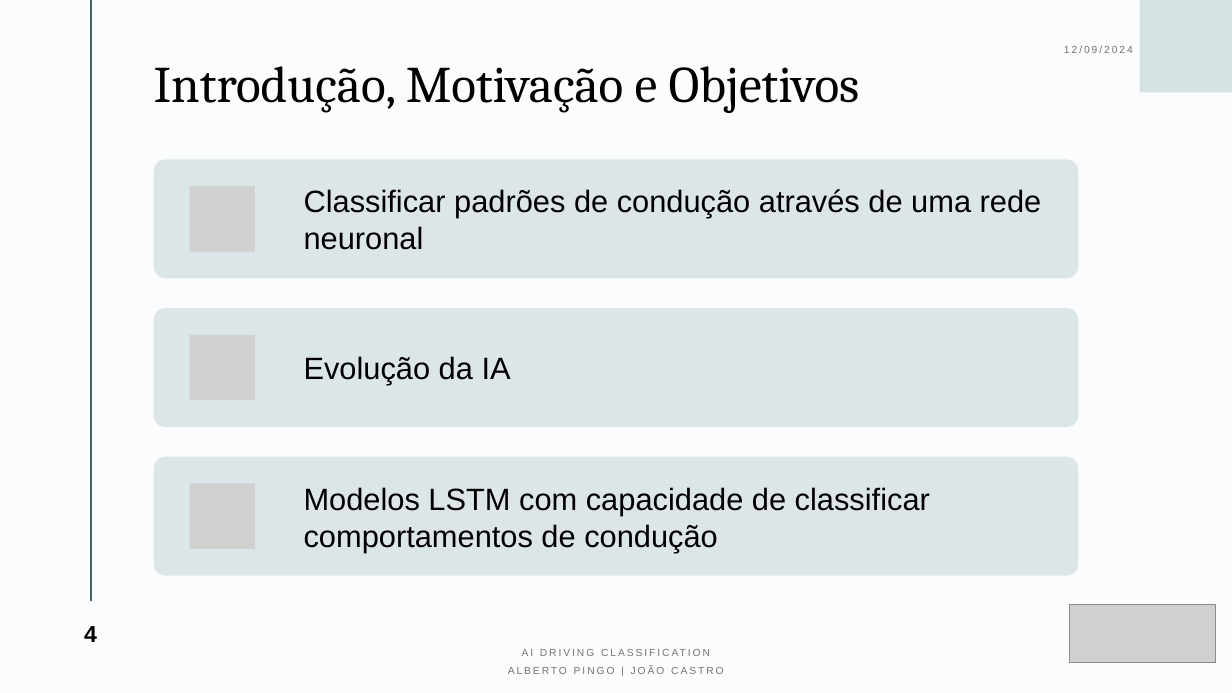
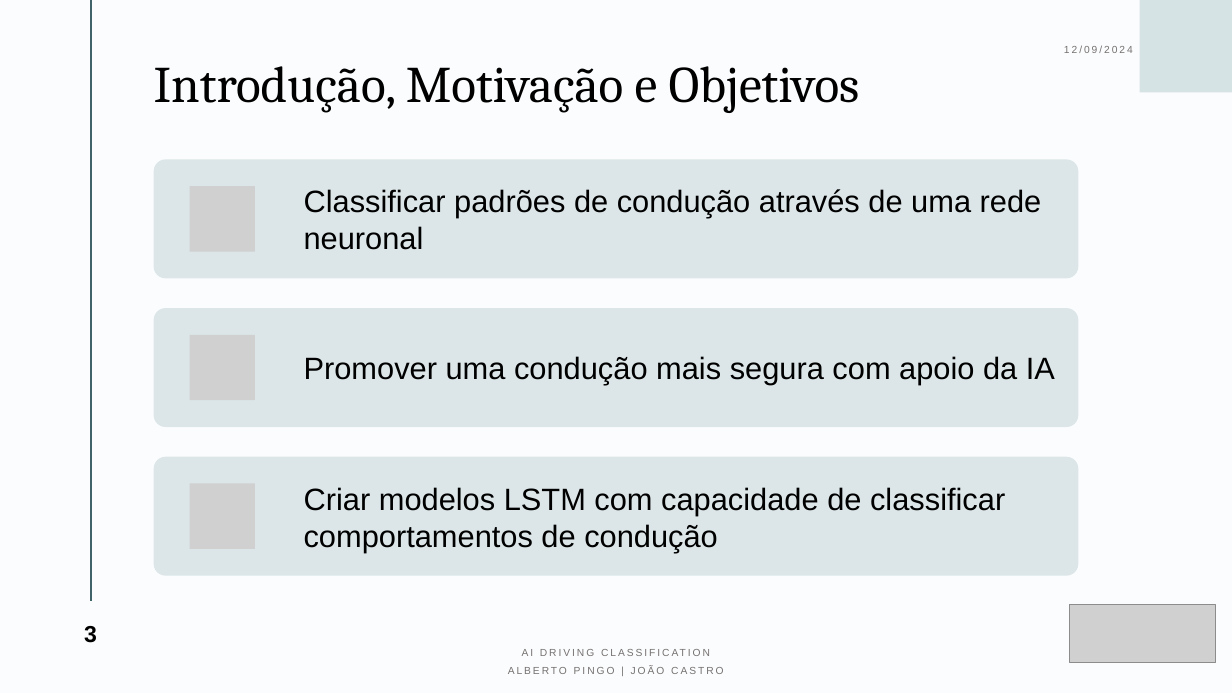
Before and after one commit to albertopingo/AI-driving-classification_FinalProject_CEng, a slide deck: slide 3 of ProjInf_AI_Driving_Classification.pptx (slide 4 before the commit). Drawn at 1232x693 pixels with LibreOffice and Linux fonts; fonts in the diff are those of the drawing; grey boxes stand for pictures. Boxes give left, top, right and bottom in pixels: in the first picture for what was removed or moved away, otherwise in the second. Text is boxed around its words. In the diff, an @@ line names an element or a change of style, - is before the commit and + after.

Commit message:
Update pptx for presentation

```diff
--- a/ProjInf_AI_Driving_Classification.pptx
+++ b/ProjInf_AI_Driving_Classification.pptx
@@ text at box(304, 356, 1055, 385): text changed @@
-Evolução da IA
+Promover uma condução mais segura com apoio da IA
@@ text at box(304, 487, 1005, 552): text changed @@
-Modelos LSTM com capacidade de classificar comportamentos de condução
+Criar modelos LSTM com capacidade de classificar comportamentos de condução
@@ page number at box(84, 626, 97, 643): text changed @@
-4
+3
```
Also in this commit, not shown: 1 other slide changed, 1 slide removed.
